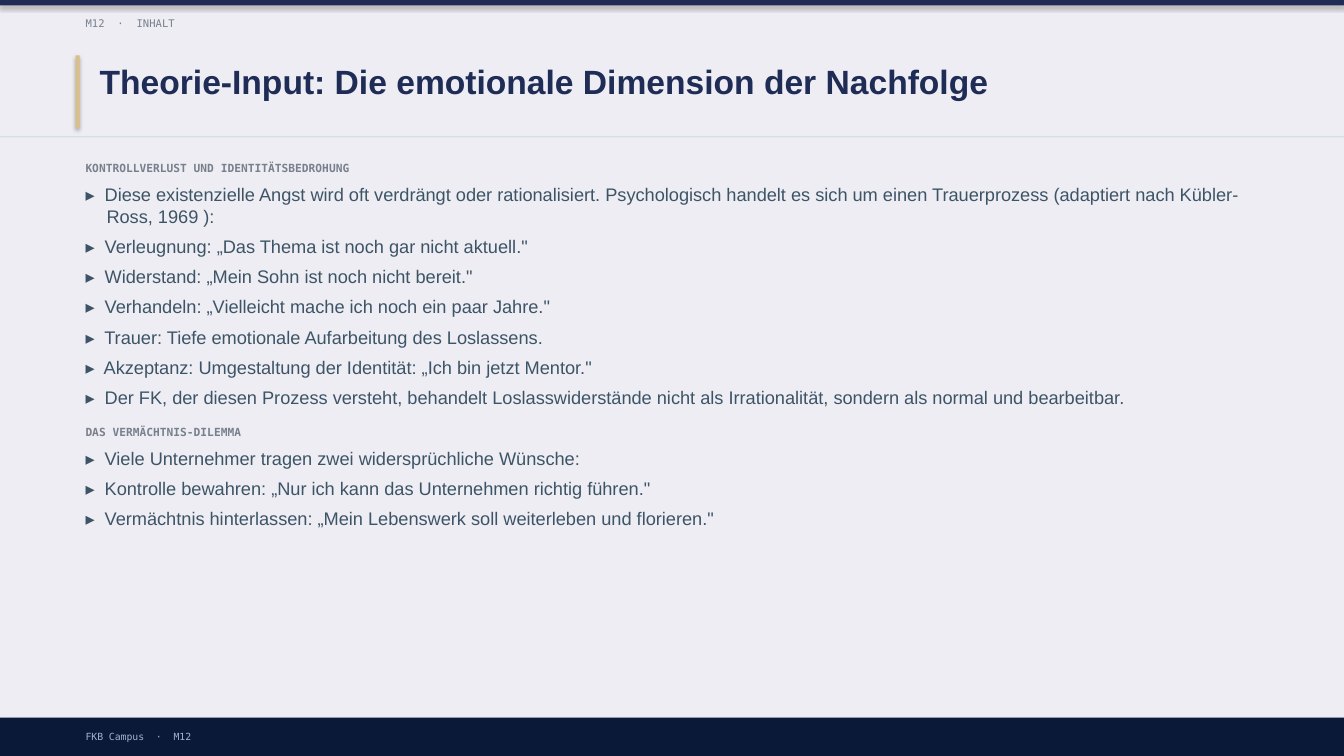
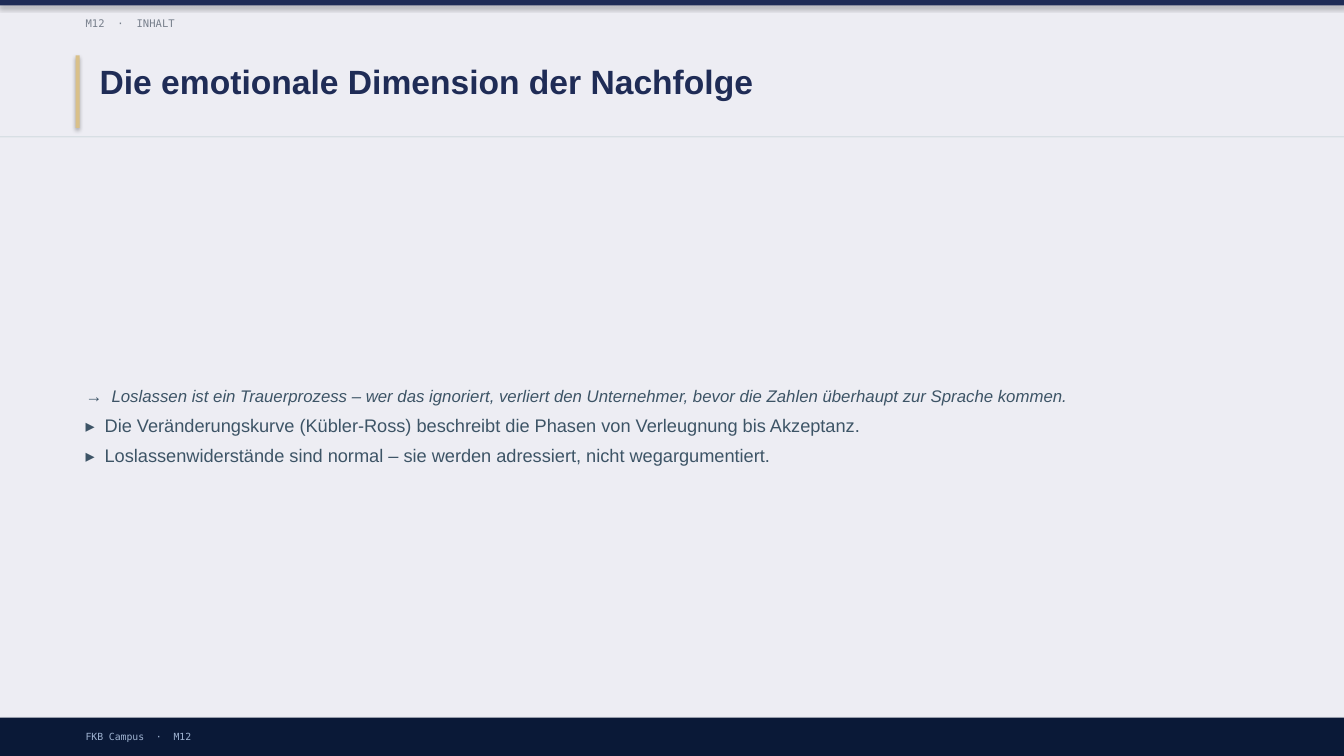
Before and after one commit to ck5rqc47pr-byte/firmenkundenakademie-online, a slide deck: slide 12 of protected-downloads/praesentation/M12.pptx (slide 9 before the commit). Drawn at 1344x756 pixels with LibreOffice and Linux fonts; fonts in the diff are those of the drawing. Boxes give left, top, right and bottom in pixels: in the first picture for what was removed or moved away, otherwise in the second. Text is boxed around its words. In the diff, an @@ line names an element or a change of style, - is before the commit and + after.

```diff
--- a/protected-downloads/praesentation/M12.pptx
+++ b/protected-downloads/praesentation/M12.pptx
@@ text at (x1=100, y1=69, x2=753, y2=101): text changed @@
-Theorie-Input: Die emotionale Dimension der Nachfolge
+Die emotionale Dimension der Nachfolge
@@ text "→ Loslassen ist ein Trauerprozess ..." at (x1=105, y1=390, x2=1067, y2=466): vertical alignment top to middle @@
@@ text at (x1=105, y1=390, x2=1067, y2=466): text changed @@
-KONTROLLVERLUST UND IDENTITÄTSBEDROHUNG
-▸ Diese existenzielle Angst wird oft verdrängt oder rationalisiert. Psychologisch handelt es sich um einen Trauerprozess (adaptiert nach Kübler-Ross, 1969 ):
-▸ Verleugnung: „Das Thema ist noch gar nicht aktuell."
-▸ Widerstand: „Mein Sohn ist noch nicht bereit."
-▸ Verhandeln: „Vielleicht mache ich noch ein paar Jahre."
-▸ Trauer: Tiefe emotionale Aufarbeitung des Loslassens.
-▸ Akzeptanz: Umgestaltung der Identität: „Ich bin jetzt Mentor."
-▸ Der FK, der diesen Prozess versteht, behandelt Loslasswiderstände nicht als Irrationalität, sondern als normal und bearbeitbar.
-DAS VERMÄCHTNIS-DILEMMA
-▸ Viele Unternehmer tragen zwei widersprüchliche Wünsche:
-▸ Kontrolle bewahren: „Nur ich kann das Unternehmen richtig führen."
-▸ Vermächtnis hinterlassen: „Mein Lebenswerk soll weiterleben und florieren."
+→ Loslassen ist ein Trauerprozess – wer das ignoriert, verliert den Unternehmer, bevor die Zahlen überhaupt zur Sprache kommen.
+▸ Die Veränderungskurve (Kübler-Ross) beschreibt die Phasen von Verleugnung bis Akzeptanz.
+▸ Loslassenwiderstände sind normal – sie werden adressiert, nicht wegargumentiert.
```
Also in this commit, not shown: 2 other slides changed, 14 slides added, 3 slides removed, 1 other file.
